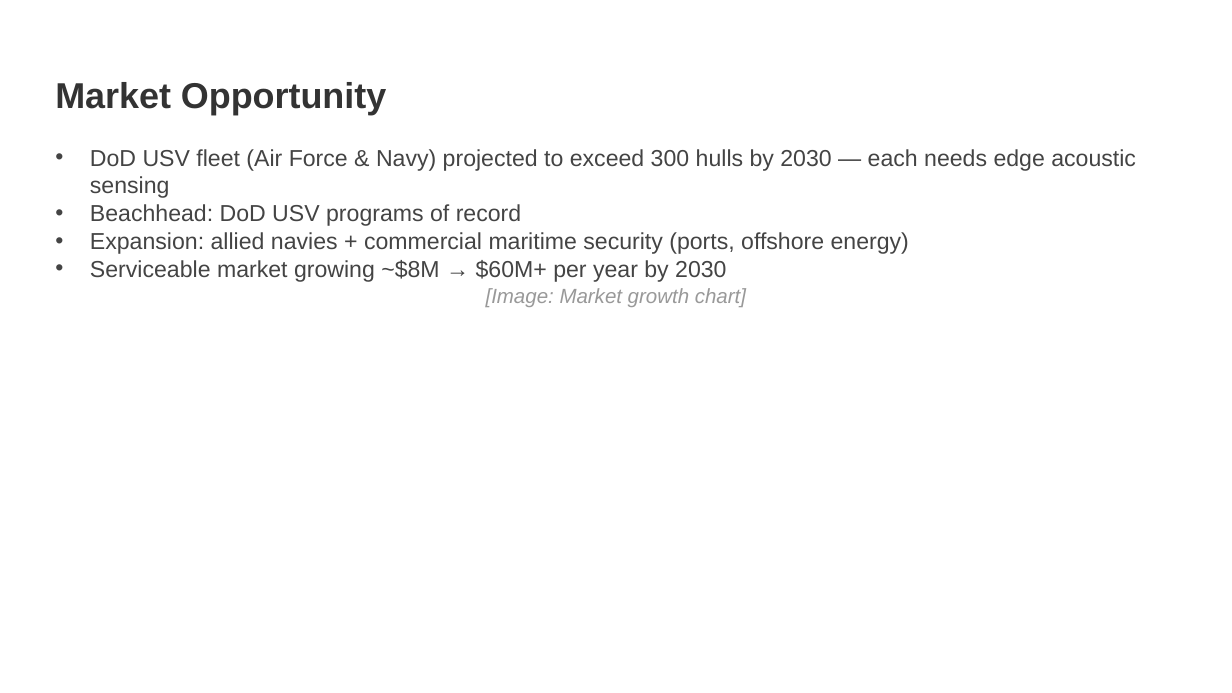
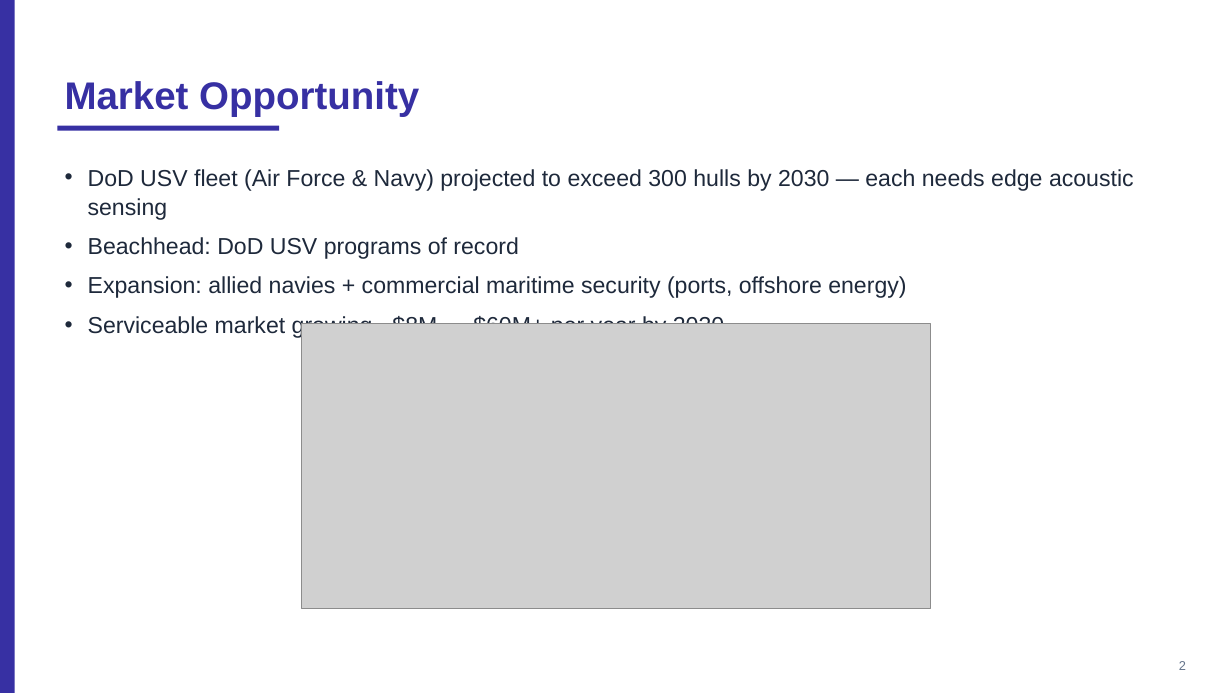
Before and after one commit to ubi-wagner/govwin, a slide deck: slide 2 of docs/sample-proposal/Aerivio_Commercialization.pptx. Drawn at 1232x693 pixels with LibreOffice and Linux fonts; fonts in the diff are those of the drawing; grey boxes stand for pictures. Boxes give left, top, right and bottom in pixels: in the first picture for what was removed or moved away, otherwise in the second. Text is boxed around its words. In the diff, an @@ line names an element or a change of style, - is before the commit and + after.

```diff
--- a/docs/sample-proposal/Aerivio_Commercialization.pptx
+++ b/docs/sample-proposal/Aerivio_Commercialization.pptx
@@ rectangle added at <box>0,0,15,693</box>, fill #3730A3 @@
@@ text "Market Opportunity": place and size @@
-text "Market Opportunity" at <box>55,82,386,115</box>
+text "Market Opportunity" at <box>65,81,419,117</box>
@@ text "Market Opportunity" at <box>65,81,419,117</box>: size 28 to 30 pt, text colour #333333 to #3730A3 @@
@@ rectangle added at <box>57,126,279,131</box>, fill #3730A3 @@
@@ text "DoD USV fleet (Air Force ...": place and size @@
-text "DoD USV fleet (Air Force ..." at <box>90,149,1136,282</box>
+text "DoD USV fleet (Air Force ..." at <box>88,169,1134,338</box>
@@ text "DoD USV fleet (Air Force ..." at <box>88,169,1134,338</box>: text colour #444444 to #1E293B; indent changed; line spacing 1 to 1.05; more space between paragraphs @@
@@ text removed at <box>486,288,746,307</box> @@
-[Image: Market growth chart]
@@ picture added at <box>302,323,931,609</box> @@
@@ text added at <box>1179,661,1186,670</box>, 10 pt, text #64748B @@
+2
```
Also in this commit, not shown: 4 other slides changed, 25 other files.
